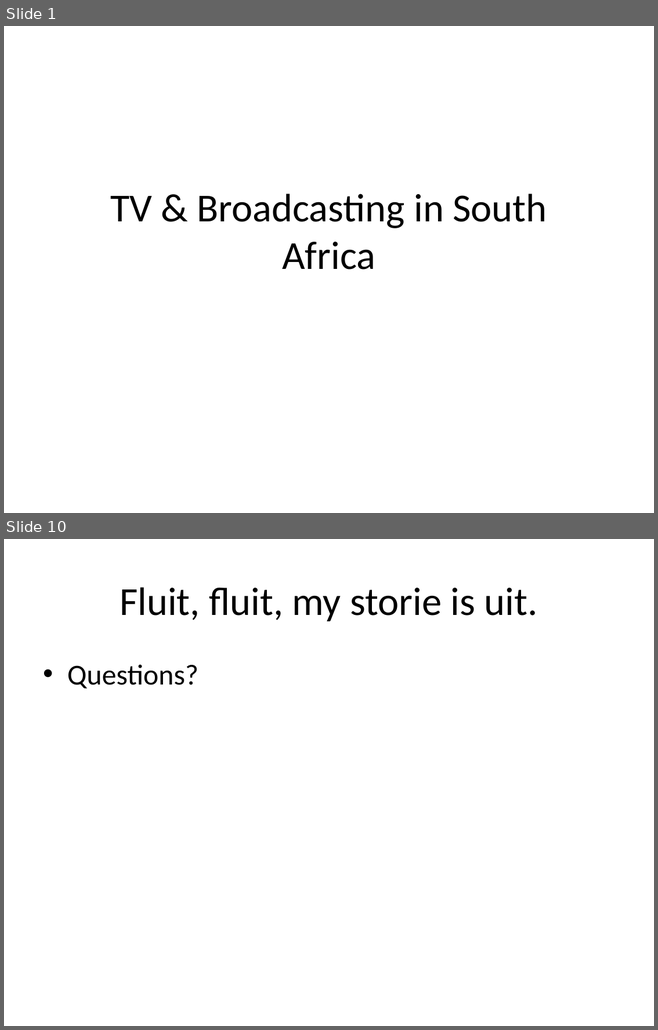
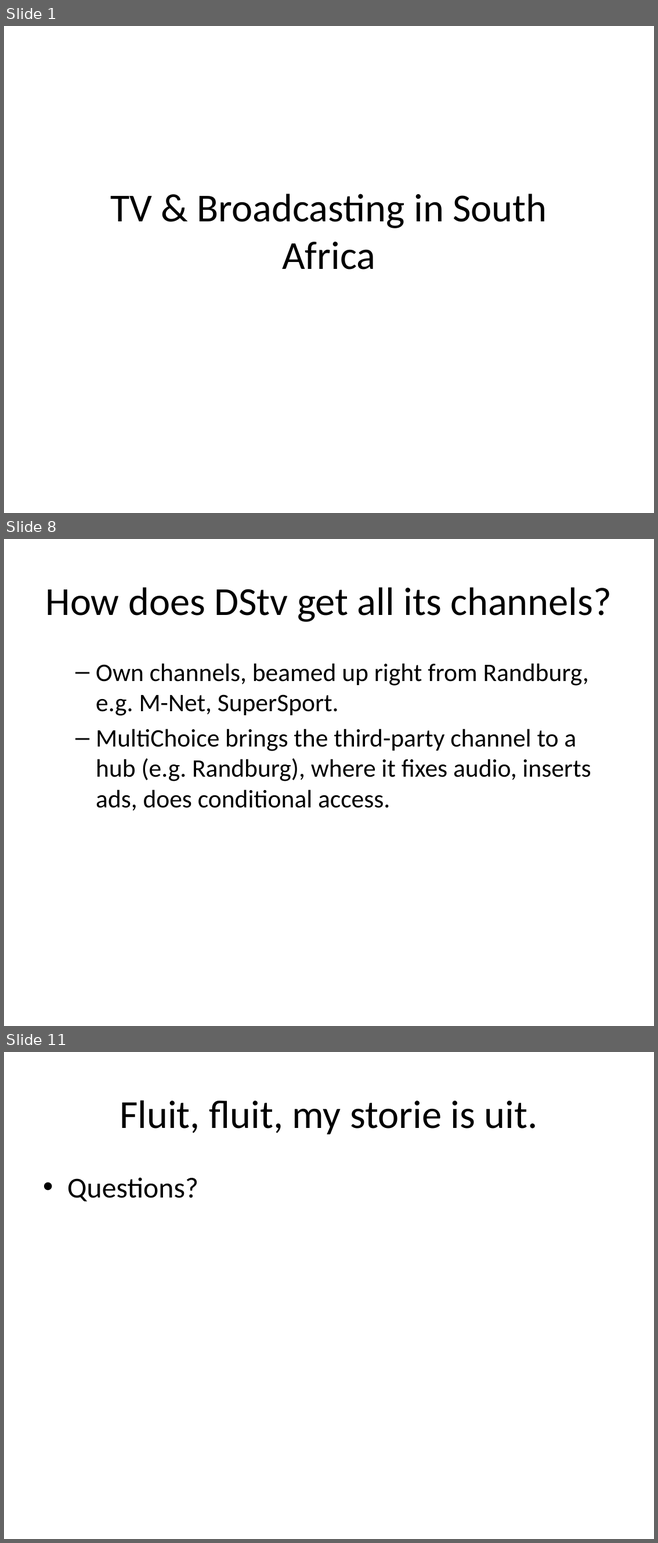
Before and after one commit to sigstart/sigstart.github.io, a slide deck: tv-broadcasting/TV broadcasting presentation outline.pptx. Shown one above the other, each under a label of ours: slides 1 and 10 before the commit, slides 1, 8 and 11 after it; the slides between them are not shown. The pictures are 658x1030 and 658x1543 pixels, drawn with LibreOffice and Linux fonts; fonts in the diff are those of the drawing. Boxes give left, top, right and bottom in pixels: in the first picture for what was removed or moved away, otherwise in the second. Text is boxed around its words. In the diff, an @@ line names an element or a change of style, - is before the commit and + after.

```diff
--- a/tv-broadcasting/TV broadcasting presentation outline.pptx
+++ b/tv-broadcasting/TV broadcasting presentation outline.pptx
@@ slide 8 added at (4, 539, 654, 1026), background #FFFFFF @@
@@ title added at (45, 587, 611, 622), 44 pt, text #000000 @@
+How does DStv get all its channels?
@@ text added at (96, 663, 590, 811), 28 pt, text #000000 @@
+  – Own channels, beamed up right from Randburg, e.g. M-Net, SuperSport.
+  – MultiChoice brings the third-party channel to a hub (e.g. Randburg), where it fixes audio, inserts ads, does conditional access.
@@ what was slide 10 is now slide 11 @@
```
Also in this commit, not shown: 6 slides changed, 2 other slides added, 1 slide removed, 1 other file.
